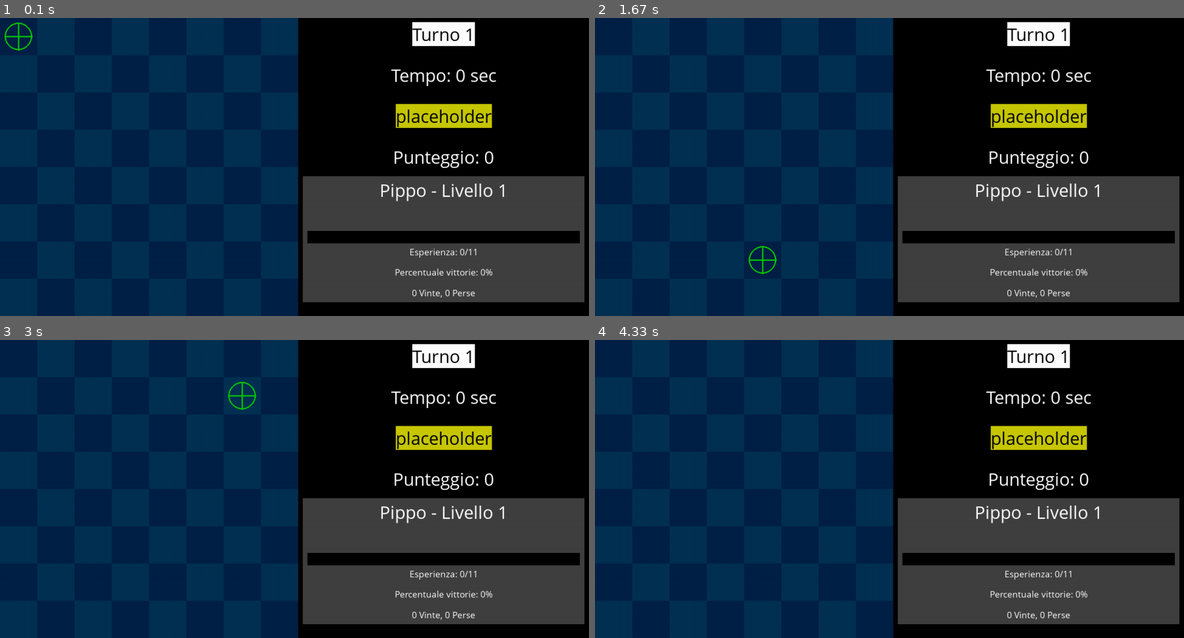
Above: before the commit, frames 1-4 (two rows, left to right).
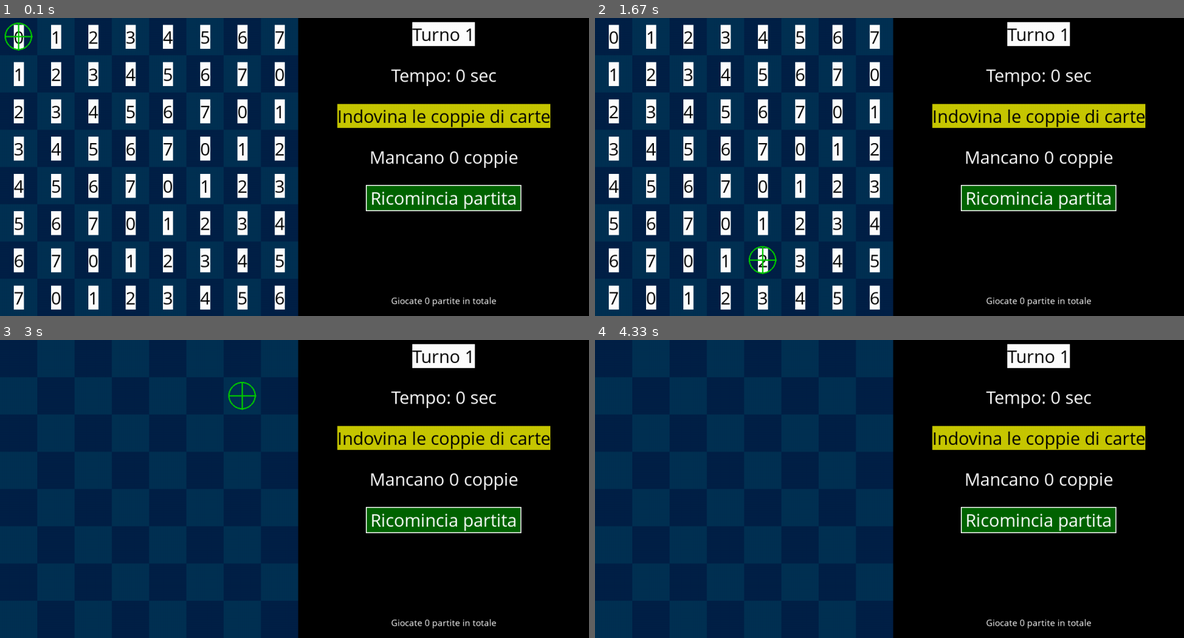
Above: after the commit, the same moments.

Repository: AlessandroBonomo28/pygame-tests
Game: pygame game, started from memory/game.py
Same seed, same stepped clock (60 frames per second), same inputs: the game is played once before the commit and once after it.
Inputs (mouse positions are in pixels of both pictures, inside the frame that each line leads up to):
- Up to frame 1 (0.1 s): no input
- Up to frame 2 (1.67 s): click (1077, 158) at 0.38 s; press the mouse at (742, 167) at 0.7 s; move the mouse to (759, 113) at 0.8 s; release the mouse at (771, 59) at 0.93 s; click (871, 152) at 1.05 s; press the mouse at (742, 167) at 1.37 s; move the mouse to (754, 214) at 1.47 s; release the mouse at (759, 262) at 1.6 s
- Up to frame 3 (3 s): press the mouse at (147, 489) at 1.7 s; move the mouse to (111, 486) at 1.8 s; release the mouse at (76, 480) at 1.93 s; click (288, 530) at 2.05 s; click (518, 512) at 2.38 s; click (241, 393) at 2.72 s
- Up to frame 4 (4.33 s): click (801, 426) at 3.05 s; press the mouse at (742, 489) at 3.37 s; move the mouse to (754, 494) at 3.47 s; release the mouse at (765, 503) at 3.6 s; click (789, 584) at 3.72 s; press the mouse at (742, 489) at 4.03 s; move the mouse to (836, 441) at 4.13 s; release the mouse at (930, 393) at 4.27 s

The runs differ from the first frame. In frame 1, 30% of the frame differs, in the area x 2-100%, y 2-99%; in frame 2, 30%; in frame 3, 21%; in frame 4, 21%.

Commit message:
memory start

Diff:
--- a/memory/game.py
+++ b/memory/game.py
@@ -102,7 +102,14 @@
 
 def drawPieces(board : Board):
 	for card in board.cards:
-		drawCross(card.position,(255,255,255),(0,0,0))
+		# draw text at center of cell with hash
+		x = (card.position[0]+0.5)*cell_width
+		y = (card.position[1]+0.5)*cell_width
+		txt = fontTurn.render(str(card.hashed_id), True, (0,0,0), (255,255,255))
+		txtRect = txt.get_rect()
+		txtRect.center = (x, y)
+		canvas.blit(txt, txtRect)
+		#drawCross(card.position,(255,255,255),(0,0,0))
 
 def drawCross(position,color_outline,color_cross):
 	# draw cross with outline
@@ -179,13 +186,13 @@
 
 	status_text_color = (0,0,0)
 	bg_status_color = (200,200,0)
-	enemy_boats_txt = "placeholder"
+	enemy_boats_txt = "Indovina le coppie di carte"
 	text = normalText.render(enemy_boats_txt, True, status_text_color,bg_status_color)
 	textRect = text.get_rect()
 	textRect.center = (text_x, text_y + text_spacing*2)
 	canvas.blit(text, textRect)
 	score_txt_color = (255,255,255)
-	score_txt = f"Punteggio: {board.score}"
+	score_txt = f"Mancano {board.score} coppie"
 	text = normalText.render(score_txt, True, score_txt_color, (0,0,0))
 	textRect = text.get_rect()
 	textRect.center = (text_x, text_y + text_spacing*3)
@@ -197,51 +204,14 @@
 	button_reset.position = (text_x, text_y + text_spacing*4)
 	button_reset.draw(canvas)
 
-	text = normalText.render(f"Premi M per mutare la musica", True, textColor, (0,0,0))
-	textRect = text.get_rect()
-	textRect.center = (text_x, text_y + text_spacing*5)
-	canvas.blit(text, textRect)
-
-def drawExpBar(x,y):
-	w = (width - cell_width*Board.width) - 40
-	pygame.draw.rect(canvas,(0,0,0),(x,y,w,cell_width//3))
-	pygame.draw.rect(canvas,(0,0,220),(x+cell_width//24,y+cell_width//24,(w-cell_width//24)*(player.experience/player.exp_limit_current_level()),cell_width//4))
+
 
 def drawPlayerStats():
-	text_x = Board.width*cell_width + (width -Board.width*cell_width)//2
-	text_y = height//2 + cell_width//2 +10
-	bgColorRect = (64,64,64)
-	# draw background rect
-	pygame.draw.rect(canvas,bgColorRect,(Board.width*cell_width +10, text_y - 30, width-(Board.width*cell_width+20), height-text_y))
-	colorPlayerTxt = (255,255,255)
-	str_txt = f"{player.name} - Livello {player.level}"
-	if board.status != GameStatus.IN_PROGRESS and player_level_previous_game != player.level:
-		str_txt += f" (+{player.level -player_level_previous_game})"
-		colorPlayerTxt = (0,255,0)
-	text = normalText.render(str_txt, True,colorPlayerTxt ,bgColorRect)
-	colorPlayerTxt = (255,255,255)
-	textRect = text.get_rect()
-	textRect.center = (text_x, text_y)
-	canvas.blit(text, textRect)
-
-	drawExpBar(Board.width*cell_width + 20, text_y + text_spacing)
-	txt_exp = f"Esperienza: {int(player.experience)}/{int(player.exp_limit_current_level())}"
-	txt_exp_color = (255,255,255)
-	score_exp = board.score*board.get_multiplier()
-	if board.status != GameStatus.IN_PROGRESS and score_exp>0:
-		txt_exp += f"  +{score_exp} guadagnati!"
-		txt_exp_color = (0,255,0)
-	text = playerText.render(txt_exp, True, txt_exp_color,bgColorRect)
-	textRect = text.get_rect()
-	textRect.center = (text_x, text_y+ text_spacing*1.5)
-	canvas.blit(text, textRect)
-
-	text = playerText.render(f"Percentuale vittorie: {int(player.win_percent())}%", True, colorPlayerTxt,bgColorRect)
-	textRect = text.get_rect()
-	textRect.center = (text_x, text_y+ text_spacing*2)
-	canvas.blit(text, textRect)
-
-	text = playerText.render(f"{player.wins} Vinte, {player.losses} Perse", True, colorPlayerTxt,bgColorRect)
+	text_x, text_y = Board.width*cell_width + (width -Board.width*cell_width)//2, 35
+	text_y += text_spacing*4
+	color = (255,255,255)
+	bgColorRect = (0,0,0)
+	text = playerText.render(f"Giocate {player.total_games()} partite in totale", True, color,bgColorRect)
 	textRect = text.get_rect()
 	textRect.center = (text_x, text_y+ text_spacing*2.5)
 	canvas.blit(text, textRect)
@@ -269,9 +239,15 @@
 pygame.mixer.music.load('loop.mp3')
 pygame.mixer.music.play(-1)
 
-fontTurn = pygame.font.SysFont('Comic Sans MS', int(cell_width*0.5))
-normalText = pygame.font.SysFont('Comic Sans MS', int(cell_width*0.5))
-playerText = pygame.font.SysFont('Comic Sans MS', int(cell_width*0.25))
+fontTurn,normalText,playerText = None,None,None
+
+def setFont():
+	global fontTurn,normalText,playerText
+	fontTurn = pygame.font.SysFont('Comic Sans MS', int(cell_width*0.5))
+	normalText = pygame.font.SysFont('Comic Sans MS', int(cell_width*0.5))
+	playerText = pygame.font.SysFont('Comic Sans MS', int(cell_width*0.25))
+setFont()
+
 # CREATING CANVAS
 # resizable window
 
@@ -296,7 +272,13 @@
 
 button_reset = myButton("Ricomincia partita", (0,0), (0,100,0), (255,255,255), normalText,False,border_color=(255,255,255))
 
+def hash(x):
+	return x% Board.width
+
 cards = []
+for i in range(Board.width):
+	for j in range(Board.height):
+		cards.append(Card((i,j),hash(i+j)))
 board = Board(cards)
 
 
@@ -330,9 +312,7 @@
 			start_x_board = 0
 			start_y_board = 0
 			text_spacing = cell_width * 1.1
-			fontTurn = pygame.font.SysFont('Comic Sans MS', int(cell_width*0.5))
-			normalText = pygame.font.SysFont('Comic Sans MS', int(cell_width*0.5))
-			playerText = pygame.font.SysFont('Comic Sans MS', int(cell_width*0.25))
+			setFont()
 			piecesRadius = cell_width//2 -10
 			selectedPieceRadius = piecesRadius +2.5
 			canvas = pygame.display.set_mode((width,height),pygame.RESIZABLE)
